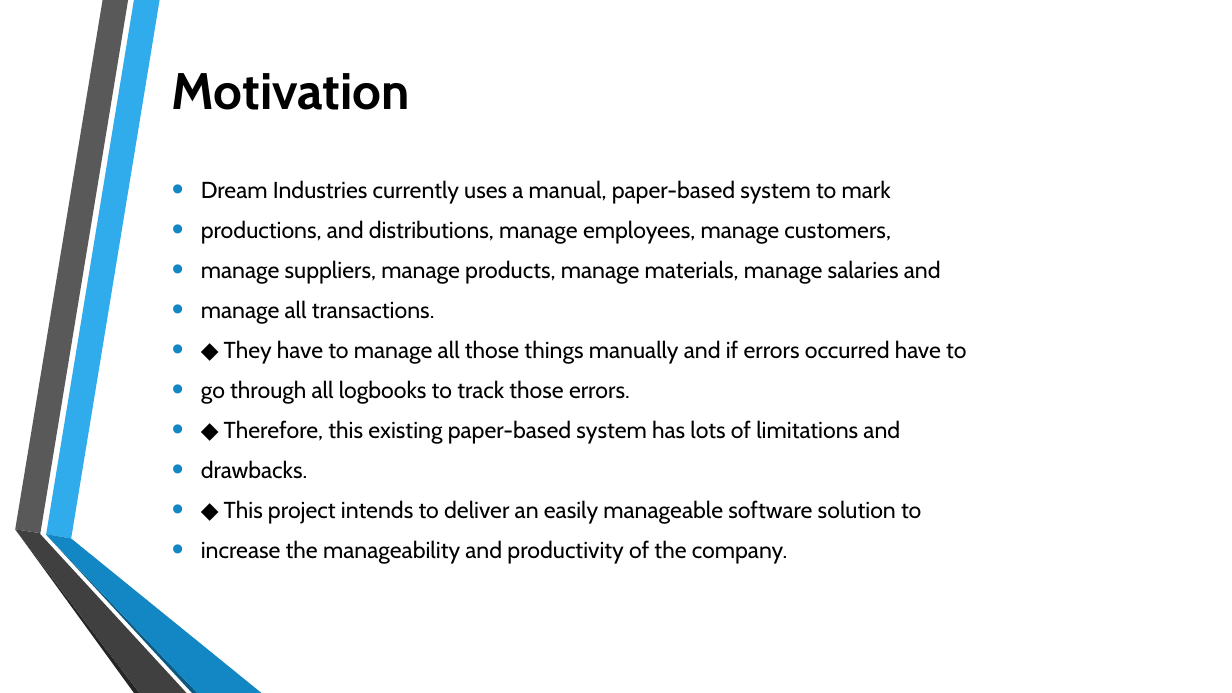
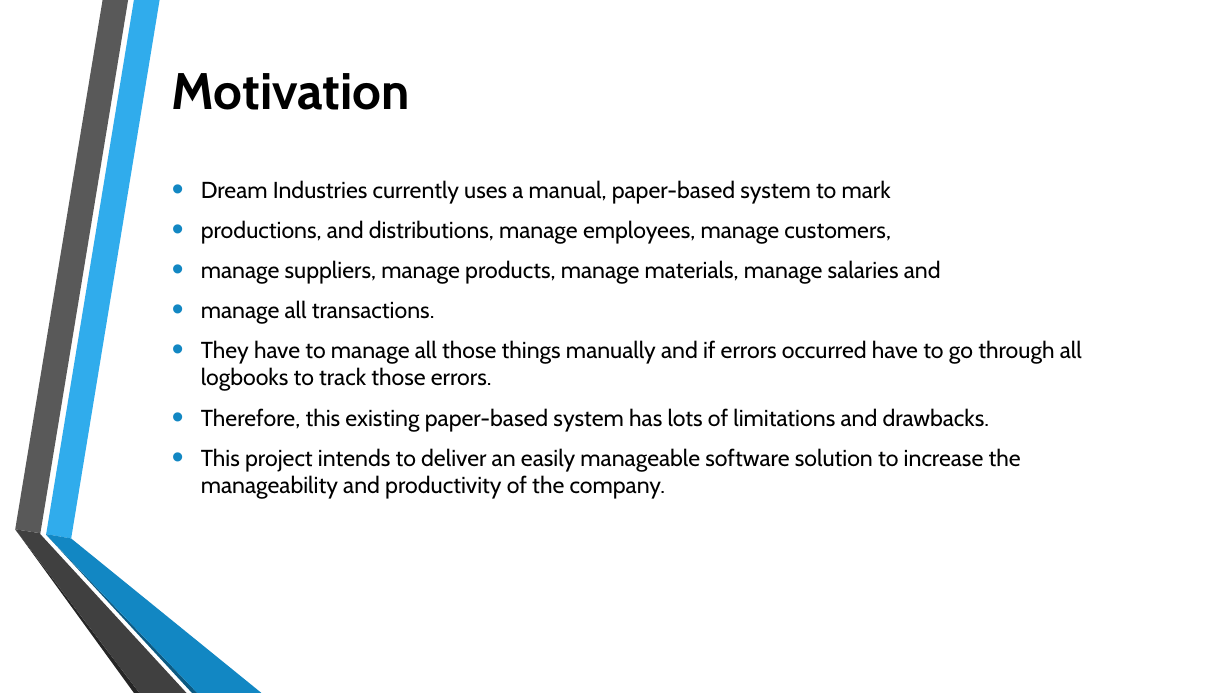
Before and after one commit to KevinShehan/code_tech_pro, a slide deck: slide 3 of Sales And Inventory Management System.pptx. Drawn at 1232x693 pixels with LibreOffice and Linux fonts; fonts in the diff are those of the drawing; background and template pictures are left out. Boxes give left, top, right and bottom in pixels: in the first picture for what was removed or moved away, otherwise in the second. Text is boxed around its words. In the diff, an @@ line names an element or a change of style, - is before the commit and + after.

```diff
--- a/Sales And Inventory Management System.pptx
+++ b/Sales And Inventory Management System.pptx
@@ text at (x1=201, y1=340, x2=1082, y2=499): text changed @@
-• ◆ They have to manage all those things manually and if errors occurred have to
-• go through all logbooks to track those errors.
-• ◆ Therefore, this existing paper-based system has lots of limitations and
-• drawbacks.
-• ◆ This project intends to deliver an easily manageable software solution to
-• increase the manageability and productivity of the company.
+• They have to manage all those things manually and if errors occurred have to go through all logbooks to track those errors.
+• Therefore, this existing paper-based system has lots of limitations and drawbacks.
+• This project intends to deliver an easily manageable software solution to increase the manageability and productivity of the company.
```
Also in this commit, not shown: 2 other slides changed, 7 other files.
